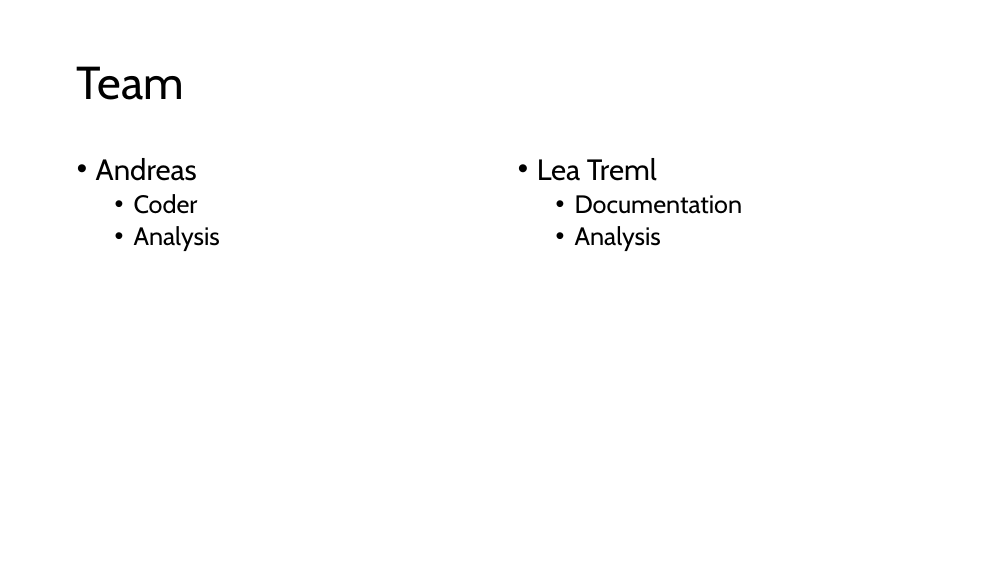
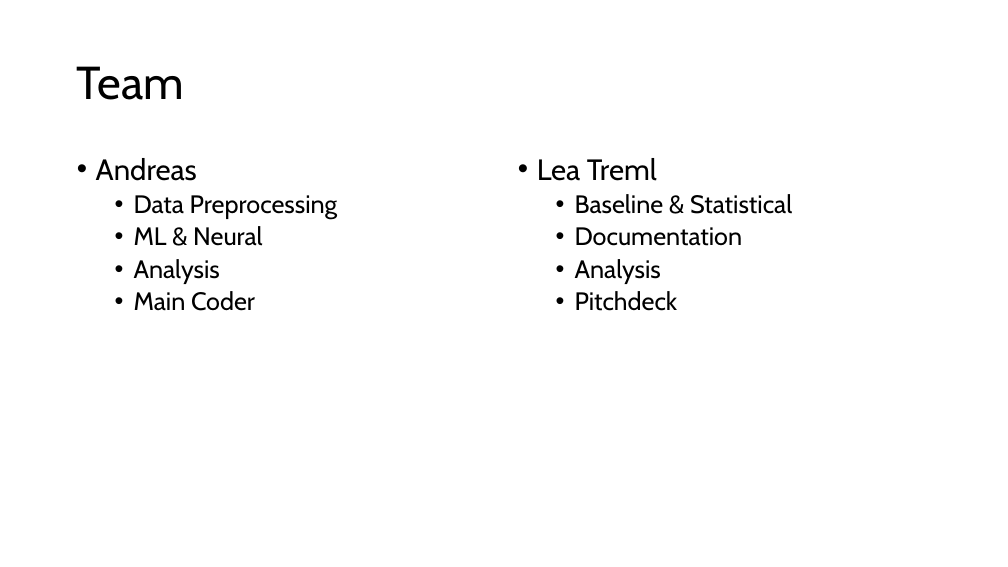
Before and after one commit to andreasranzmaier/TIS3-Fitzgerald, a slide deck: slide 2 of PitchDeck.pptx. Drawn at 1008x567 pixels with LibreOffice and Linux fonts; fonts in the diff are those of the drawing. Boxes give left, top, right and bottom in pixels: in the first picture for what was removed or moved away, otherwise in the second. Text is boxed around its words. In the diff, an @@ line names an element or a change of style, - is before the commit and + after.

Commit message:
Final draft pitchdeck

```diff
--- a/PitchDeck.pptx
+++ b/PitchDeck.pptx
@@ text at bbox=[134, 195, 338, 246]: text changed @@
-  • Coder
+  • Data Preprocessing
+  • ML & Neural
@@ text at bbox=[575, 194, 792, 214]: paragraph added @@
+  • Baseline & Statistical
@@ text at bbox=[134, 291, 255, 311]: paragraph added @@
+  • Main Coder
@@ text at bbox=[575, 291, 678, 311]: paragraph added @@
+  • Pitchdeck
```
Also in this commit, not shown: 4 other slides changed, 6 slides added, 5 slides removed.
